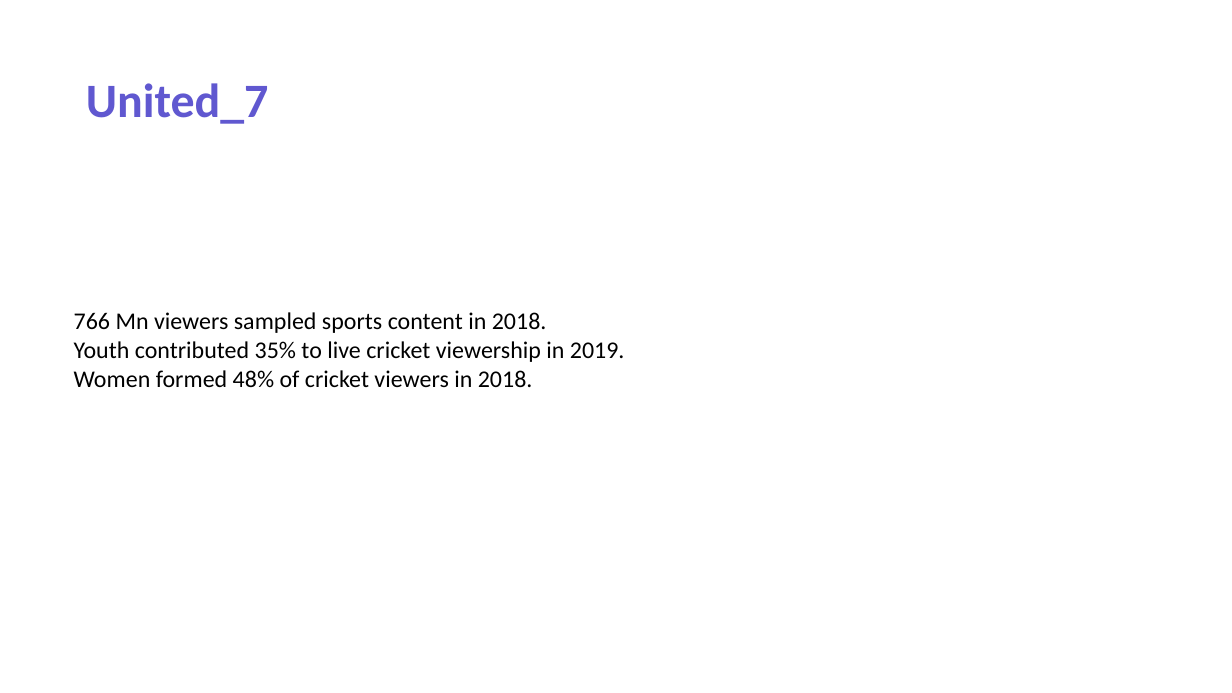
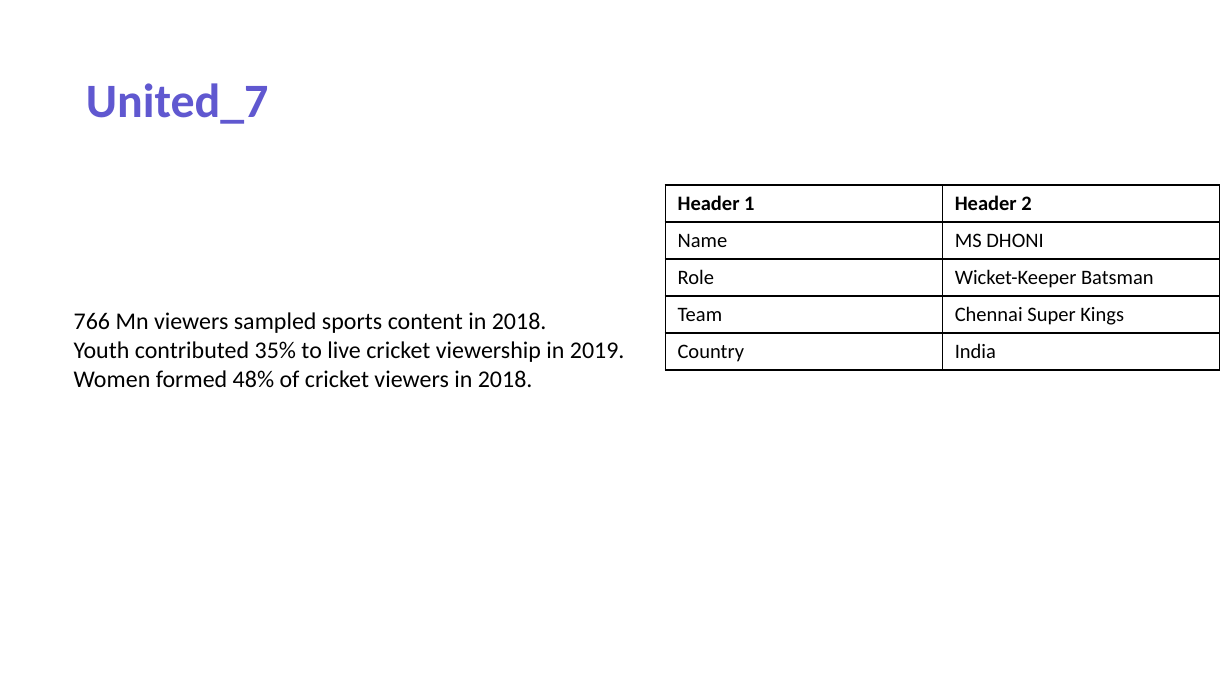
Before and after one commit to ashumsd7/ppt-to-image-backend, a slide deck: slide 1 of Codemonk.pptx. Drawn at 1232x693 pixels with LibreOffice and Linux fonts; fonts in the diff are those of the drawing; background and template pictures are left out. Boxes give left, top, right and bottom in pixels: in the first picture for what was removed or moved away, otherwise in the second. Text is boxed around its words. In the diff, an @@ line names an element or a change of style, - is before the commit and + after.

```diff
--- a/Codemonk.pptx
+++ b/Codemonk.pptx
@@ table added at <box>665,185,1220,366</box>, 5 rows, 2 columns @@
+Header 1 | Header 2
+Name | MS DHONI
+Role | Wicket-Keeper Batsman
+Team | Chennai Super Kings
+Country | India
```
Also in this commit, not shown: 2 other files.
